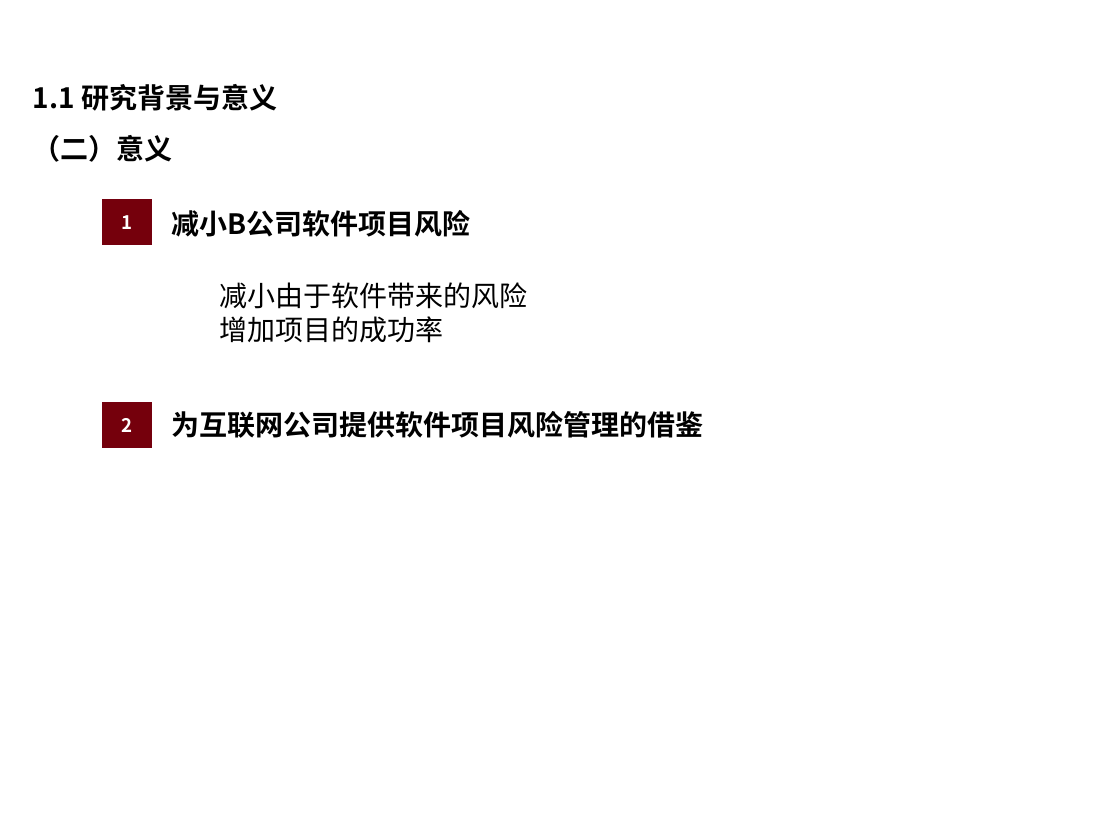
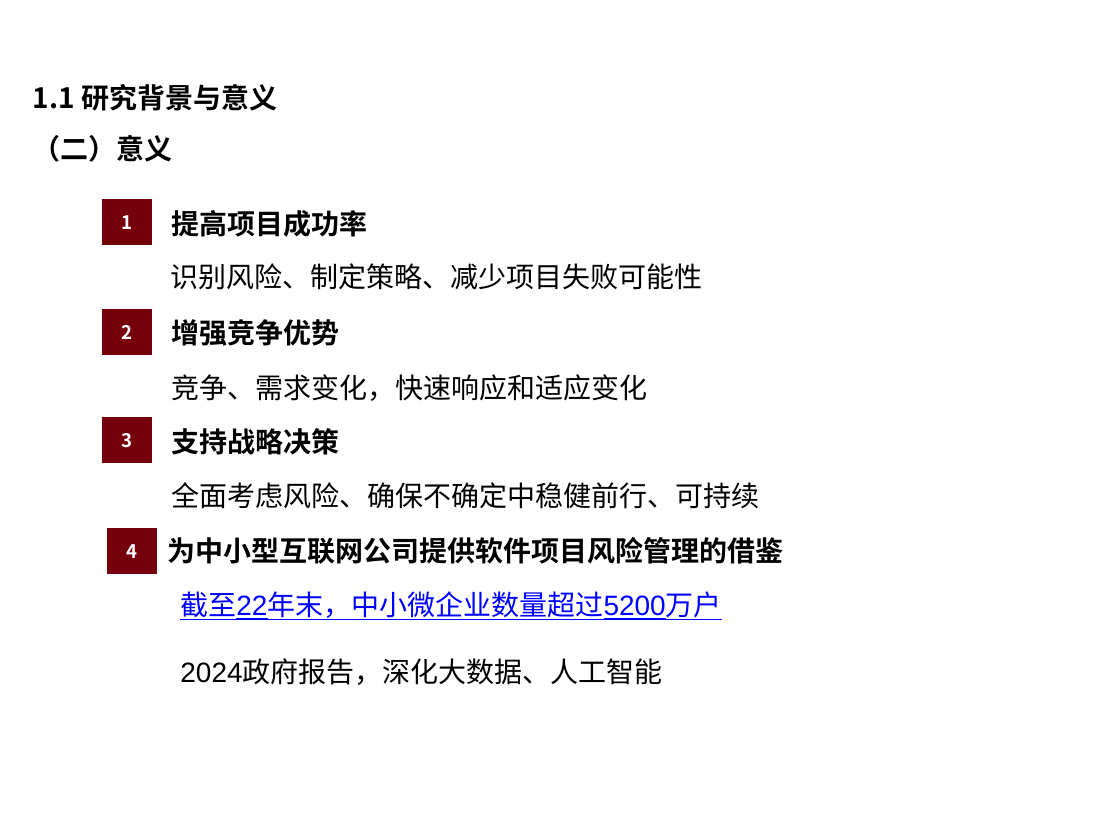
Before and after one commit to xiaosiyong/MyLearn, a slide deck: slide 4 of xiao-present.pptx. Drawn at 1120x840 pixels with LibreOffice and Linux fonts; fonts in the diff are those of the drawing; background and template pictures are left out. Boxes give left, top, right and bottom in pixels: in the first picture for what was removed or moved away, otherwise in the second. Text is boxed around its words. In the diff, an @@ line names an element or a change of style, - is before the commit and + after.

```diff
--- a/xiao-present.pptx
+++ b/xiao-present.pptx
@@ text at bbox=[172, 210, 368, 237]: text changed @@
-减小B公司软件项目风险
+提高项目成功率
@@ text at bbox=[171, 263, 703, 290]: text changed @@
-减小由于软件带来的风险
-增加项目的成功率
+识别风险、制定策略、减少项目失败可能性
@@ rectangle "2": place and size @@
-rectangle "2" at bbox=[103, 402, 152, 447]
+rectangle "2" at bbox=[103, 309, 152, 354]
@@ text added at bbox=[172, 319, 340, 346], 18 pt, text #000000, bold @@
+增强竞争优势
@@ text added at bbox=[172, 374, 648, 401], 18 pt, text #000000 @@
+竞争、需求变化，快速响应和适应变化
@@ rectangle added at bbox=[103, 418, 152, 463], fill #75000C, outline #74000F 0.75 pt, 12 pt, text #FFFFFF, bold @@
+3
@@ text added at bbox=[172, 428, 340, 455], 18 pt, text #000000, bold @@
+支持战略决策
@@ text added at bbox=[172, 482, 760, 509], 18 pt, text #000000 @@
+全面考虑风险、确保不确定中稳健前行、可持续
@@ rectangle added at bbox=[108, 529, 157, 573], fill #75000C, outline #74000F 0.75 pt, 12 pt, text #FFFFFF, bold @@
+4
@@ text at bbox=[168, 537, 784, 564]: text changed @@
-为互联网公司提供软件项目风险管理的借鉴
+为中小型互联网公司提供软件项目风险管理的借鉴
@@ text added at bbox=[180, 591, 721, 685], 18 pt, text #0000FF, underline @@
+截至22年末，中小微企业数量超过5200万户
+2024政府报告，深化大数据、人工智能
```
Also in this commit, not shown: 2 other slides changed.
